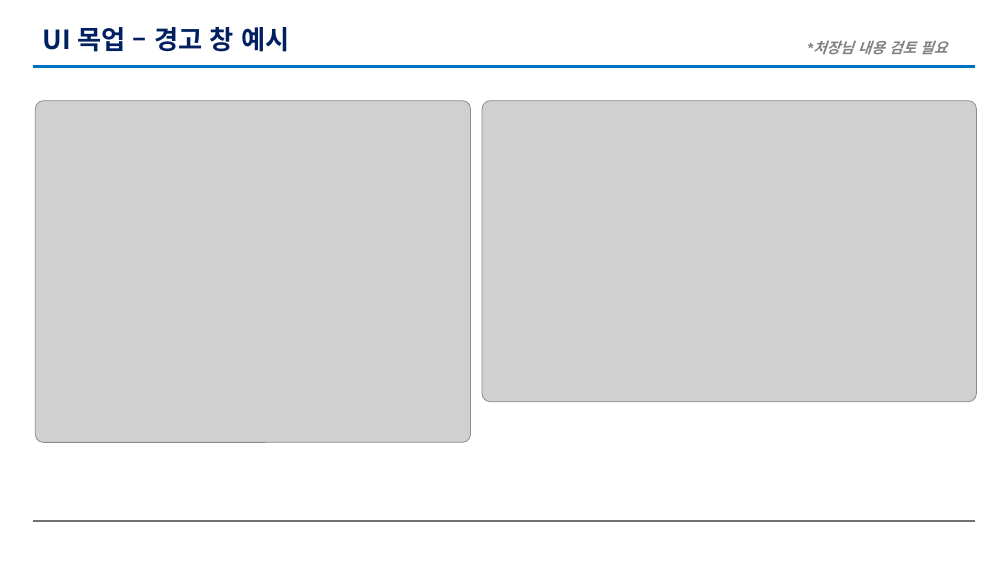
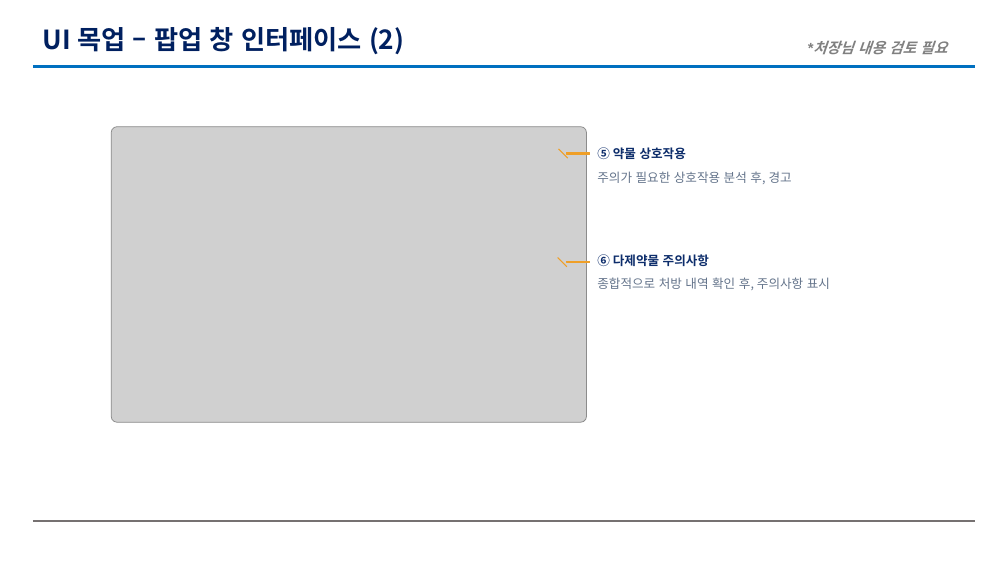
Before and after one commit to 23012/kiro-project, a slide deck: slide 4 of 문서/[진료] 약 처방 지원 시스템 초안.pptx. Drawn at 1008x567 pixels with LibreOffice and Linux fonts; fonts in the diff are those of the drawing; grey boxes stand for pictures; background and template pictures are left out. Boxes give left, top, right and bottom in pixels: in the first picture for what was removed or moved away, otherwise in the second. Text is boxed around its words. In the diff, an @@ line names an element or a change of style, - is before the commit and + after.

Commit message:
약 처방 지원 시스템 초안 완성

```diff
--- a/문서/[진료] 약 처방 지원 시스템 초안.pptx
+++ b/문서/[진료] 약 처방 지원 시스템 초안.pptx
@@ title at <box>43,27,404,54</box>: text changed @@
-UI 목업 – 경고 창 예시
+UI 목업 – 팝업 창 인터페이스 (2)
@@ picture removed at <box>482,101,977,402</box> @@
@@ picture: place and size @@
-picture at <box>36,101,471,442</box>
+picture at <box>111,127,587,423</box>
@@ line added from (559, 149) to (568, 158), #EF9F27 1 pt @@
@@ text added at <box>597,147,686,159</box>, 12 pt, text #0D2D6B, bold @@
+⑤ 약물 상호작용
@@ rectangle added at <box>567,153,591,154</box>, fill #EF9F27, outline #EF9F27 1 pt @@
@@ text added at <box>597,171,792,184</box>, 12 pt, text #64748B @@
+주의가 필요한 상호작용 분석 후, 경고
@@ line added from (558, 258) to (567, 267), #EF9F27 1 pt @@
@@ rectangle added at <box>567,261,591,262</box>, fill #EF9F27, outline #EF9F27 1 pt @@
@@ text added at <box>597,254,709,266</box>, 12 pt, text #0D2D6B, bold @@
+⑥ 다제약물 주의사항
@@ text added at <box>597,277,830,290</box>, 12 pt, text #64748B @@
+종합적으로 처방 내역 확인 후, 주의사항 표시
```
Also in this commit, not shown: 2 other slides changed, 1 slide removed, 3 other files.
